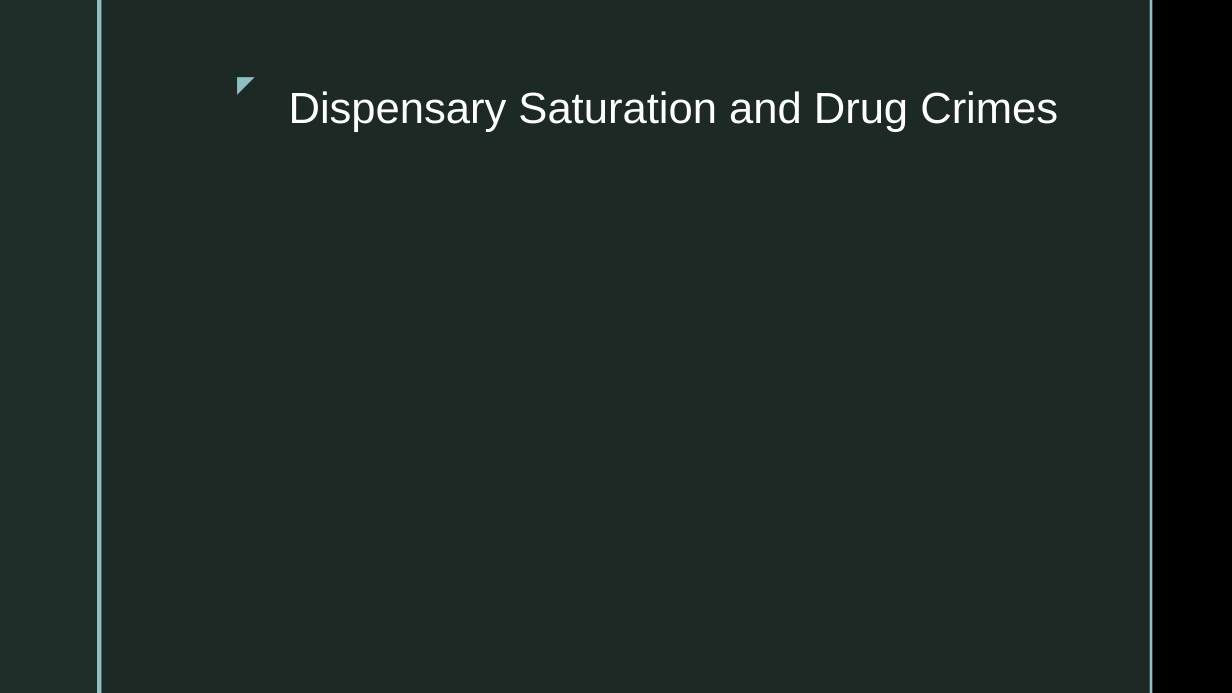
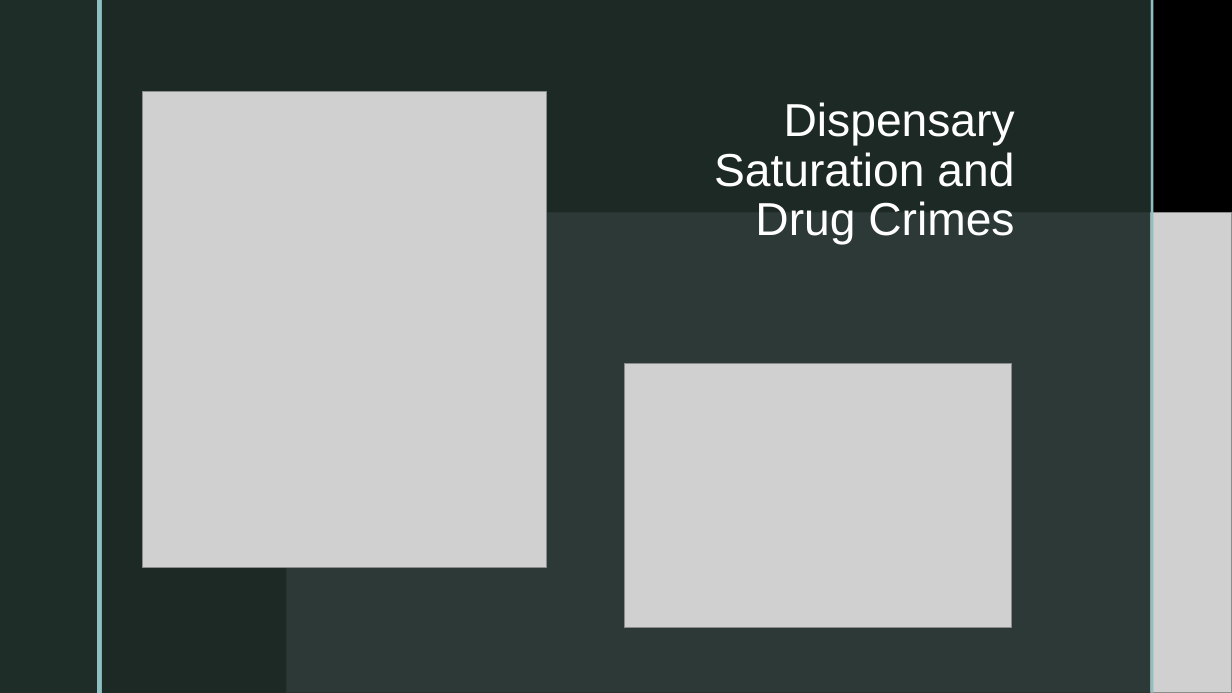
Before and after one commit to zapatos24/Mod_3_Final_Project, a slide deck: slide 7 of presentation_mod_3.pptx. Drawn at 1232x693 pixels with LibreOffice and Linux fonts; fonts in the diff are those of the drawing; grey boxes stand for pictures; background and template pictures are left out. Boxes give left, top, right and bottom in pixels: in the first picture for what was removed or moved away, otherwise in the second. Text is boxed around its words. In the diff, an @@ line names an element or a change of style, - is before the commit and + after.

```diff
--- a/presentation_mod_3.pptx
+++ b/presentation_mod_3.pptx
@@ rectangle added at (0, 0, 1232, 693), fill #000000 @@
@@ rectangle added at (102, 0, 904, 693), fill #1F2D29 at 92% opacity @@
@@ rectangle added at (102, 0, 1151, 693), fill #1F2D29 at 92% opacity @@
@@ rectangle added at (904, 0, 907, 693), fill #8EC0C1 @@
@@ rectangle added at (1151, 0, 1153, 693), fill #8EC0C1 @@
@@ text removed at (222, 65, 263, 102) @@
-◤
@@ picture added at (142, 91, 546, 567) @@
@@ title "Dispensary Saturation and Drug Crimes": place and size @@
-title "Dispensary Saturation and Drug Crimes" at (289, 91, 1058, 132)
+title "Dispensary Saturation and Drug Crimes" at (714, 102, 1015, 245)
@@ title "Dispensary Saturation and Drug Crimes" at (714, 102, 1015, 245): size 34 to 36 pt @@
@@ picture added at (287, 213, 1232, 693) @@
@@ picture added at (625, 363, 1011, 628) @@
```
Also in this commit, not shown: 2 other slides changed, 1 slide added, 2 other files.
